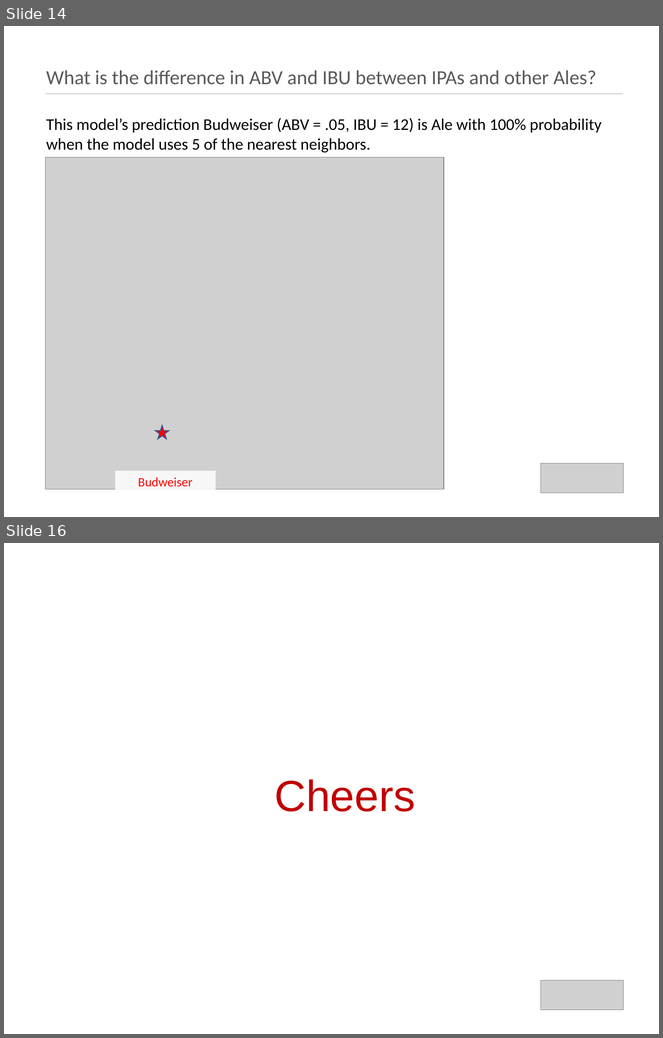
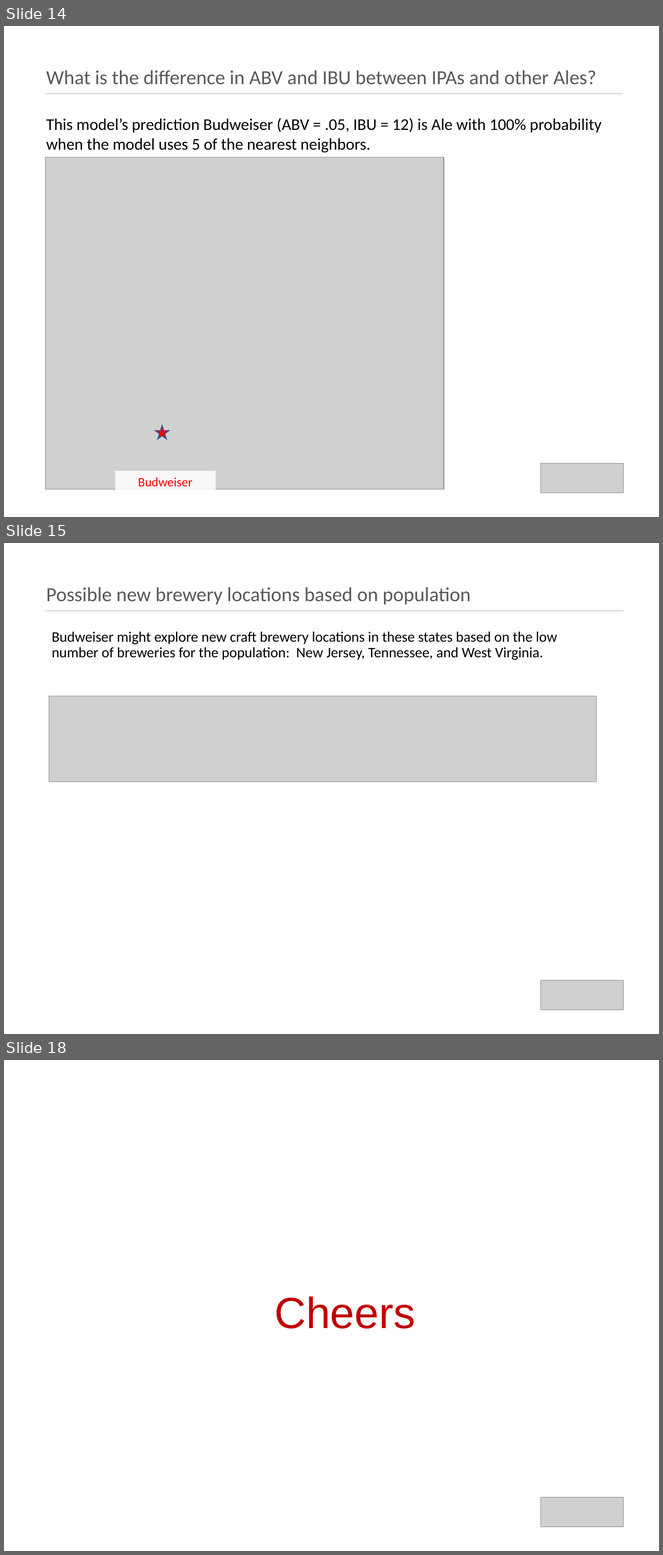
Before and after one commit to kristxh/6306-CaseStudy1-Beer, a slide deck: case_study_1_budweiser.pptx. Shown one above the other, each under a label of ours: slides 14 and 16 before the commit, slides 14, 15 and 18 after it; the slides between them are not shown. The pictures are 663x1038 and 663x1555 pixels, drawn with LibreOffice and Linux fonts; fonts in the diff are those of the drawing; grey boxes stand for pictures; background and template pictures are left out. Boxes give left, top, right and bottom in pixels: in the first picture for what was removed or moved away, otherwise in the second. Text is boxed around its words. In the diff, an @@ line names an element or a change of style, - is before the commit and + after.

```diff
--- a/case_study_1_budweiser.pptx
+++ b/case_study_1_budweiser.pptx
@@ slide 15 added at bbox=[4, 543, 659, 1034], background #FFFFFF @@
@@ title added at bbox=[46, 587, 471, 604], 22 pt, text #595959 @@
+Possible new brewery locations based on population
@@ line added from (45, 611) to (624, 611), #AFABAB 0.5 pt @@
@@ text added at bbox=[52, 631, 557, 660], 16 pt, text #000000 @@
+Budweiser might explore new craft brewery locations in these states based on the low number of breweries for the population: New Jersey, Tennessee, and West Virginia.
@@ picture added at bbox=[49, 696, 597, 782] @@
@@ picture added at bbox=[541, 981, 623, 1010] @@
@@ what was slide 16 is now slide 18 @@
```
Also in this commit, not shown: 5 slides changed, 1 other slide added, 9 other files.
